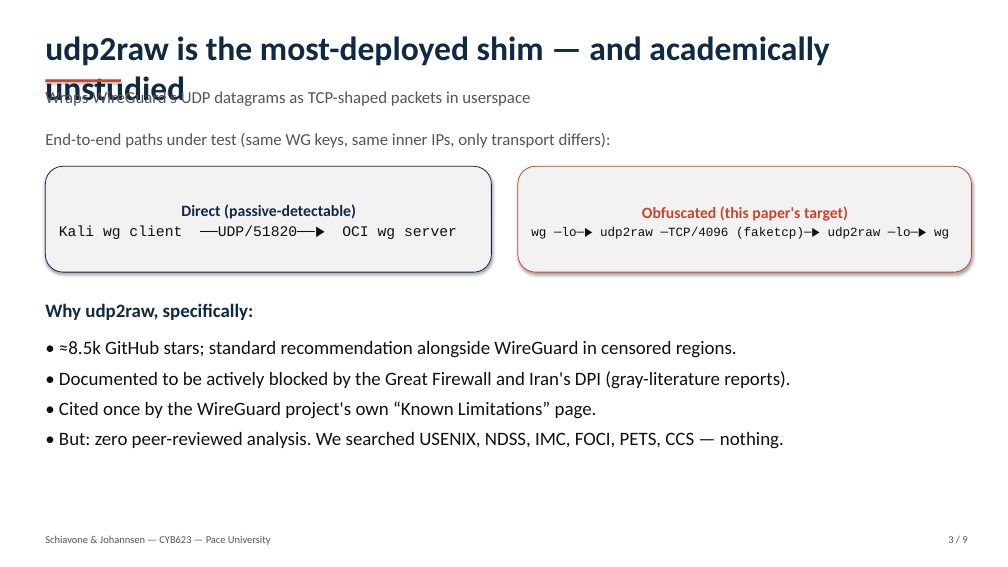
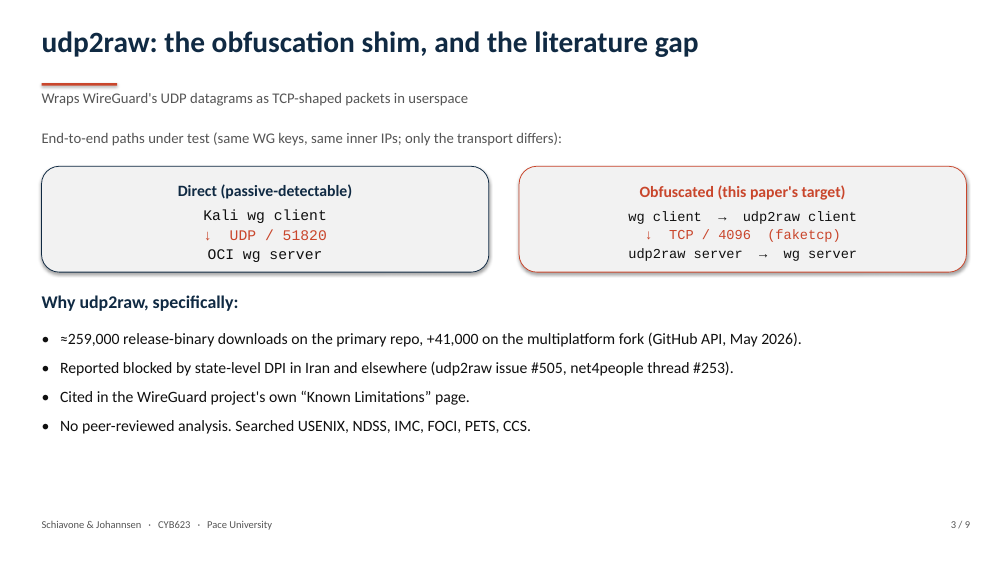
Before and after one commit to BitEU/WireGuard_Research, a slide deck: slide 3 of slides/WireGuard-udp2raw-detection.pptx. Drawn at 1008x567 pixels with LibreOffice and Linux fonts; fonts in the diff are those of the drawing. Boxes give left, top, right and bottom in pixels: in the first picture for what was removed or moved away, otherwise in the second. Text is boxed around its words. In the diff, an @@ line names an element or a change of style, - is before the commit and + after.

```diff
--- a/slides/WireGuard-udp2raw-detection.pptx
+++ b/slides/WireGuard-udp2raw-detection.pptx
@@ text at [42,31,699,57]: text changed; size 32 to 28 pt @@
-udp2raw is the most-deployed shim — and academically unstudied
+udp2raw: the obfuscation shim, and the literature gap
@@ text "Wraps WireGuard's UDP datagrams as ..." at [42,93,468,106]: size 16 to 14 pt @@
@@ rectangle: place and size @@
-rectangle at [45,79,121,82]
+rectangle at [42,83,117,85]
@@ text at [42,132,562,146]: text changed; size 16 to 14 pt @@
-End-to-end paths under test (same WG keys, same inner IPs, only transport differs):
+End-to-end paths under test (same WG keys, same inner IPs; only the transport differs):
@@ rounded rectangle "Obfuscated (this paper's target)": place and size @@
-rounded rectangle "Obfuscated (this paper's target)" at [518,166,972,272]
+rounded rectangle "Obfuscated (this paper's target)" at [520,166,967,272]
@@ text in rounded rectangle at [178,184,353,199]: more space between paragraphs @@
@@ text in rounded rectangle at [203,209,327,262]: text changed @@
-Kali wg client ──UDP/51820──▶ OCI wg server
+Kali wg client
+↓ UDP / 51820
+OCI wg server
@@ text in rounded rectangle at [640,185,846,200]: more space between paragraphs @@
@@ text in rounded rectangle at [628,211,857,261]: text changed; size 12 to 13 pt @@
-wg ─lo─▶ udp2raw ─TCP/4096 (faketcp)─▶ udp2raw ─lo─▶ wg
+wg client → udp2raw client
+↓ TCP / 4096 (faketcp)
+udp2raw server → wg server
@@ text "Why udp2raw, specifically:": place and size @@
-text "Why udp2raw, specifically:" at [45,303,254,320]
+text "Why udp2raw, specifically:" at [42,295,239,311]
@@ text "Why udp2raw, specifically:" at [42,295,239,311]: size 18 to 17 pt @@
@@ text at [60,332,802,434]: text changed; size 18 to 15 pt @@
-• ≈8.5k GitHub stars; standard recommendation alongside WireGuard in censored regions.
-• Documented to be actively blocked by the Great Firewall and Iran's DPI (gray-literature reports).
-• Cited once by the WireGuard project's own “Known Limitations” page.
-• But: zero peer-reviewed analysis. We searched USENIX, NDSS, IMC, FOCI, PETS, CCS — nothing.
+• ≈259,000 release-binary downloads on the primary repo, +41,000 on the multiplatform fork (GitHub API, May 2026).
+• Reported blocked by state-level DPI in Iran and elsewhere (udp2raw issue #505, net4people thread #253).
+• Cited in the WireGuard project's own “Known Limitations” page.
+• No peer-reviewed analysis. Searched USENIX, NDSS, IMC, FOCI, PETS, CCS.
@@ text at [42,521,272,530]: text changed @@
-Schiavone & Johannsen — CYB623 — Pace University
+Schiavone & Johannsen · CYB623 · Pace University
@@ text "3 / 9": place and size @@
-text "3 / 9" at [948,536,967,543]
+text "3 / 9" at [951,521,970,528]
```
Also in this commit, not shown: 8 other slides changed, 2 other files.
